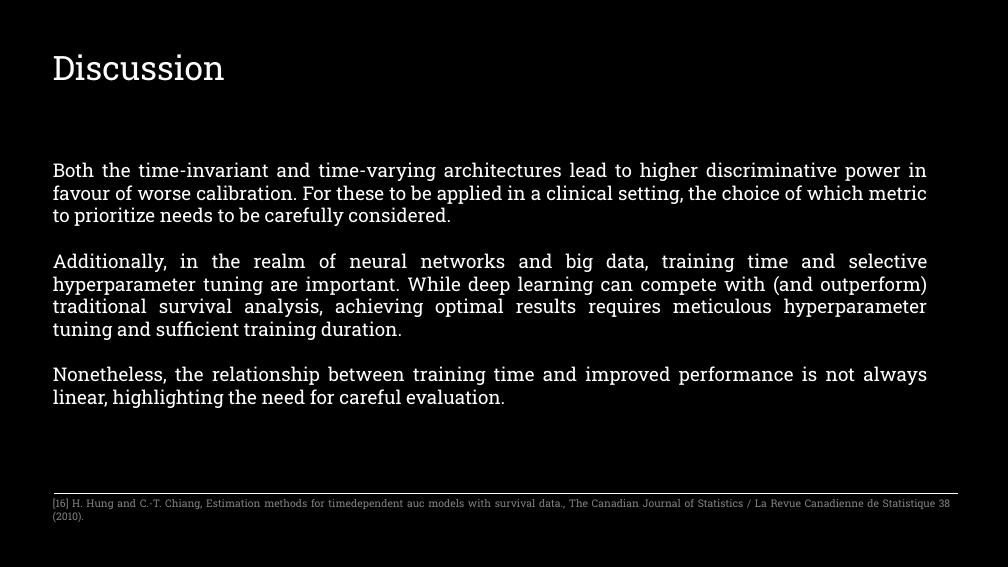
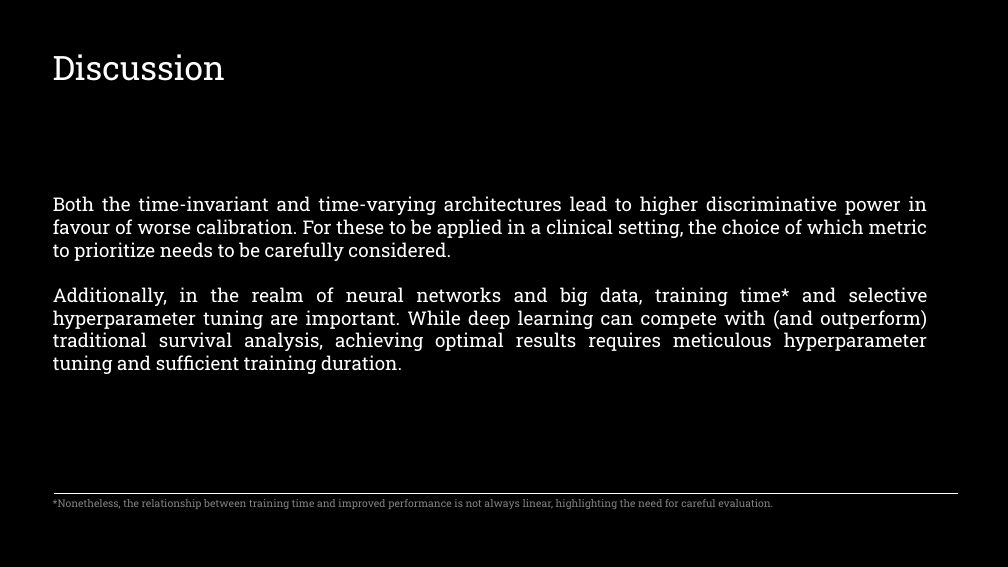
Before and after one commit to sourasen1011/UoE_Research_Project_2023, a slide deck: slide 14 of presentations/powerpoint_presentation/my_presentation.pptx. Drawn at 1008x567 pixels with LibreOffice and Linux fonts; fonts in the diff are those of the drawing. Boxes give left, top, right and bottom in pixels: in the first picture for what was removed or moved away, otherwise in the second. Text is boxed around its words. In the diff, an @@ line names an element or a change of style, - is before the commit and + after.

```diff
--- a/presentations/powerpoint_presentation/my_presentation.pptx
+++ b/presentations/powerpoint_presentation/my_presentation.pptx
@@ text "Both the time-invariant and time-varying ...": place and size @@
-text "Both the time-invariant and time-varying ..." at <box>53,162,928,408</box>
+text "Both the time-invariant and time-varying ..." at <box>53,196,928,374</box>
@@ text at <box>53,287,928,374</box>: text changed @@
-Additionally, in the realm of neural networks and big data, training time and selective hyperparameter tuning are important. While deep learning can compete with (and outperform) traditional survival analysis, achieving optimal results requires meticulous hyperparameter tuning and sufficient training duration.
-Nonetheless, the relationship between training time and improved performance is not always linear, highlighting the need for careful evaluation.
+Additionally, in the realm of neural networks and big data, training time* and selective hyperparameter tuning are important. While deep learning can compete with (and outperform) traditional survival analysis, achieving optimal results requires meticulous hyperparameter tuning and sufficient training duration.
@@ text at <box>53,499,773,509</box>: text changed @@
-[16] H. Hung and C.-T. Chiang, Estimation methods for timedependent auc models with survival data., The Canadian Journal of Statistics / La Revue Canadienne de Statistique 38 (2010).
+*Nonetheless, the relationship between training time and improved performance is not always linear, highlighting the need for careful evaluation.
```
Also in this commit, not shown: 10 other slides changed, 1 slide removed, 1 other file.
